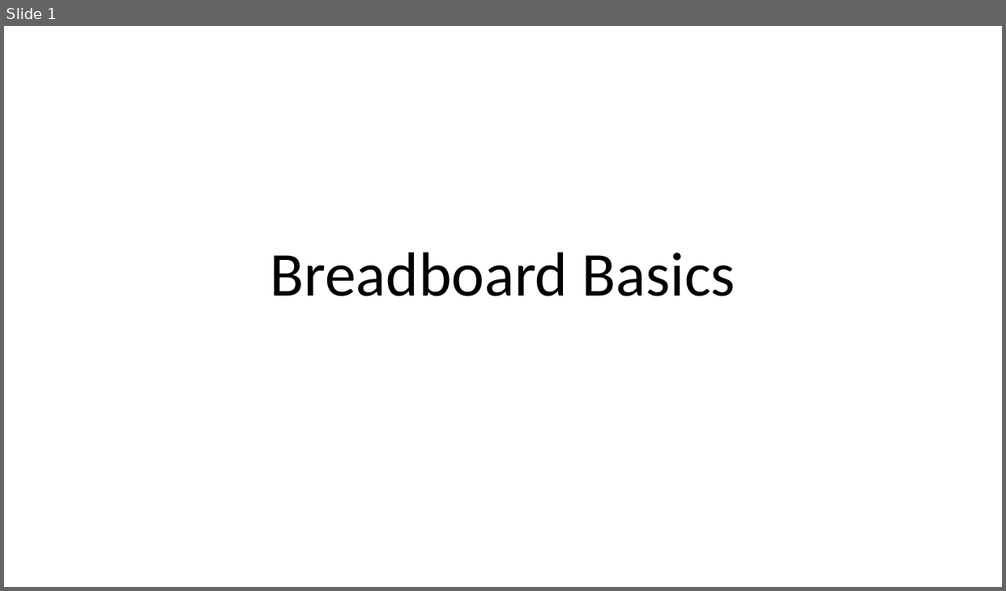
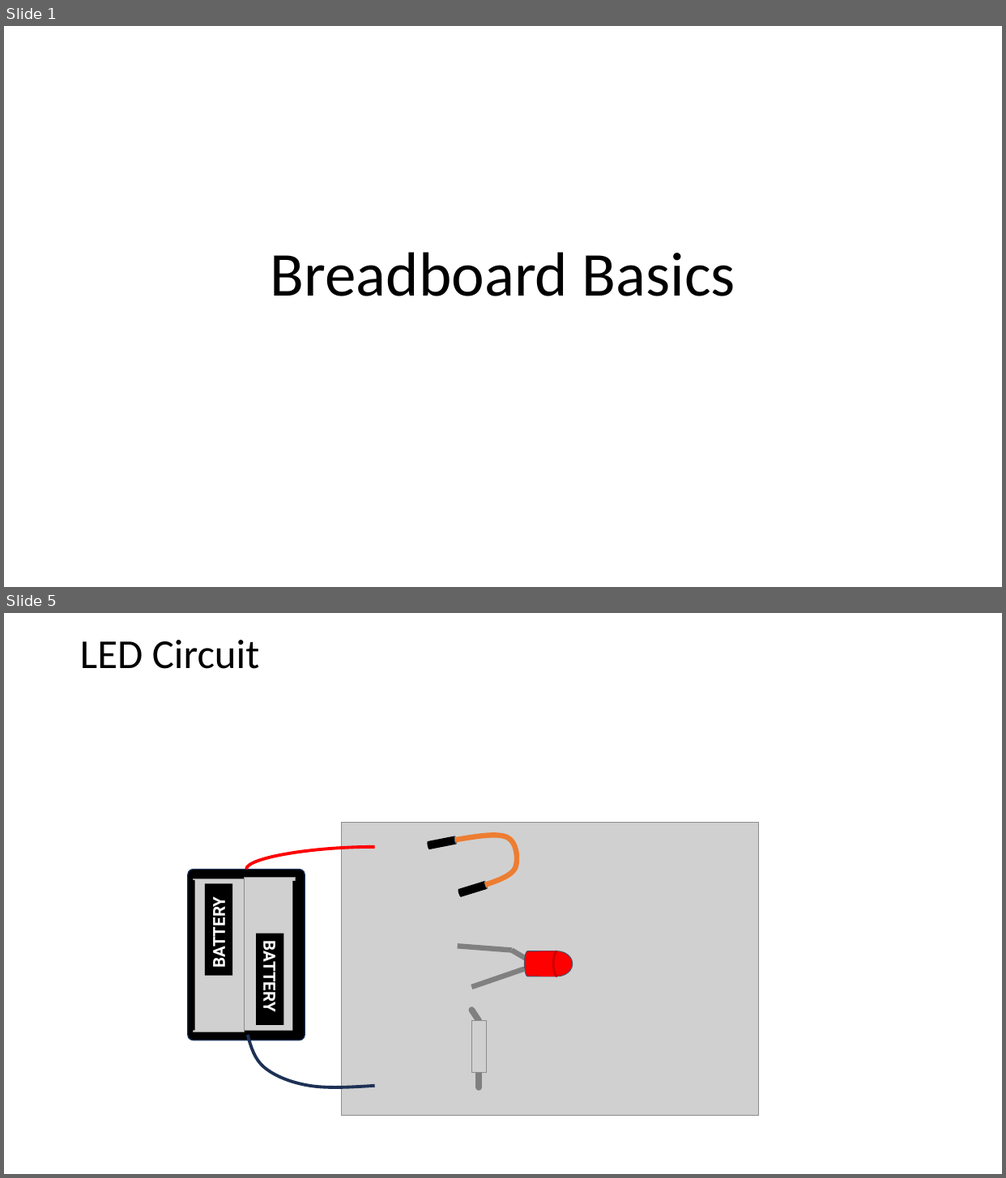
Before and after one commit to dmccreary/beginning-electronics, a slide deck: slides/Breadboard-Basics.pptx. Shown one above the other, each under a label of ours: slide 1 before the commit, slides 1 and 5 after it; the slides between them are not shown. The pictures are 1006x591 and 1006x1178 pixels, drawn with LibreOffice and Linux fonts; fonts in the diff are those of the drawing; grey boxes stand for pictures. Boxes give left, top, right and bottom in pixels: in the first picture for what was removed or moved away, otherwise in the second. Text is boxed around its words. In the diff, an @@ line names an element or a change of style, - is before the commit and + after.

```diff
--- a/slides/Breadboard-Basics.pptx
+++ b/slides/Breadboard-Basics.pptx
@@ slide 5 added at (4,613,1002,1174), background #FFFFFF @@
@@ title added at (80,640,259,669), 39.6 pt, text #000000 @@
+LED Circuit
@@ picture added at (342,823,759,1116) @@
@@ curved line added from (246, 870) to (374, 847), #FF0000 3 pt @@
@@ cylinder added at (427,836,458,850), fill #000000 @@
@@ freeform shape added at (455,835,517,884), outline #ED7D31 5 pt @@
@@ rounded rectangle added at (188,869,305,1041), fill #000000, outline #1E3256 1 pt @@
@@ picture added at (194,879,245,1033) @@
@@ picture added at (245,877,296,1031) @@
@@ rectangle added at (189,880,195,1031), fill #000000 @@
@@ rectangle added at (206,884,233,976), fill #000000, 16 pt, text #FFFFFF, bold @@
+BATTERY
@@ rectangle added at (293,881,298,1032), fill #000000 @@
@@ cylinder added at (458,881,488,897), fill #000000 @@
@@ rectangle added at (256,934,284,1025), fill #000000, 16 pt, text #FFFFFF, bold @@
+BATTERY
@@ group added at (458,946,573,987): 3 lines, 1 cylinder, 1 ellipse, 1 rectangle, 1 arc (boxed as its full ellipse) @@
@@ line added from (472, 1011) to (479, 1021), #808080 6 pt @@
@@ picture added at (472,1021,486,1073) @@
@@ freeform shape added at (247,1035,374,1088), outline #1E3256 3 pt @@
@@ line added from (479, 1073) to (479, 1088), #808080 6 pt @@
```
Also in this commit, not shown: 4 other slides added, 3 other files.
